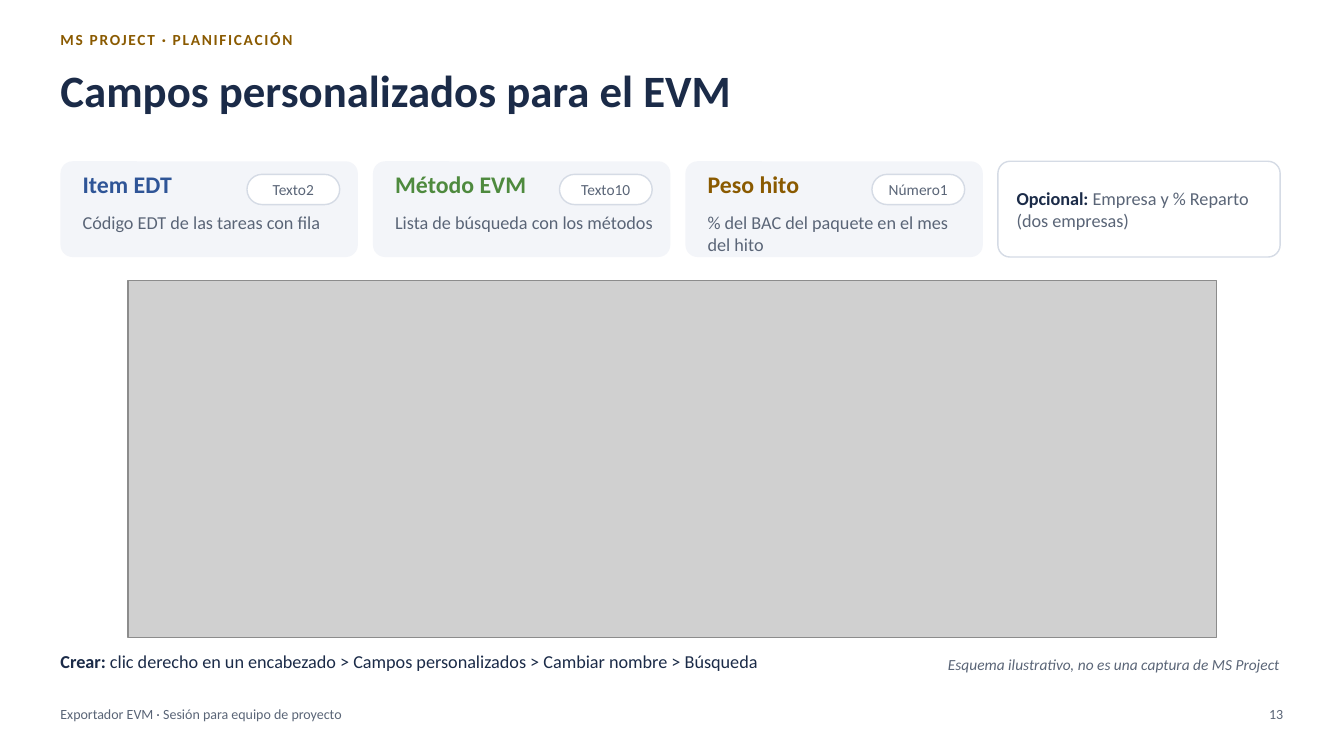
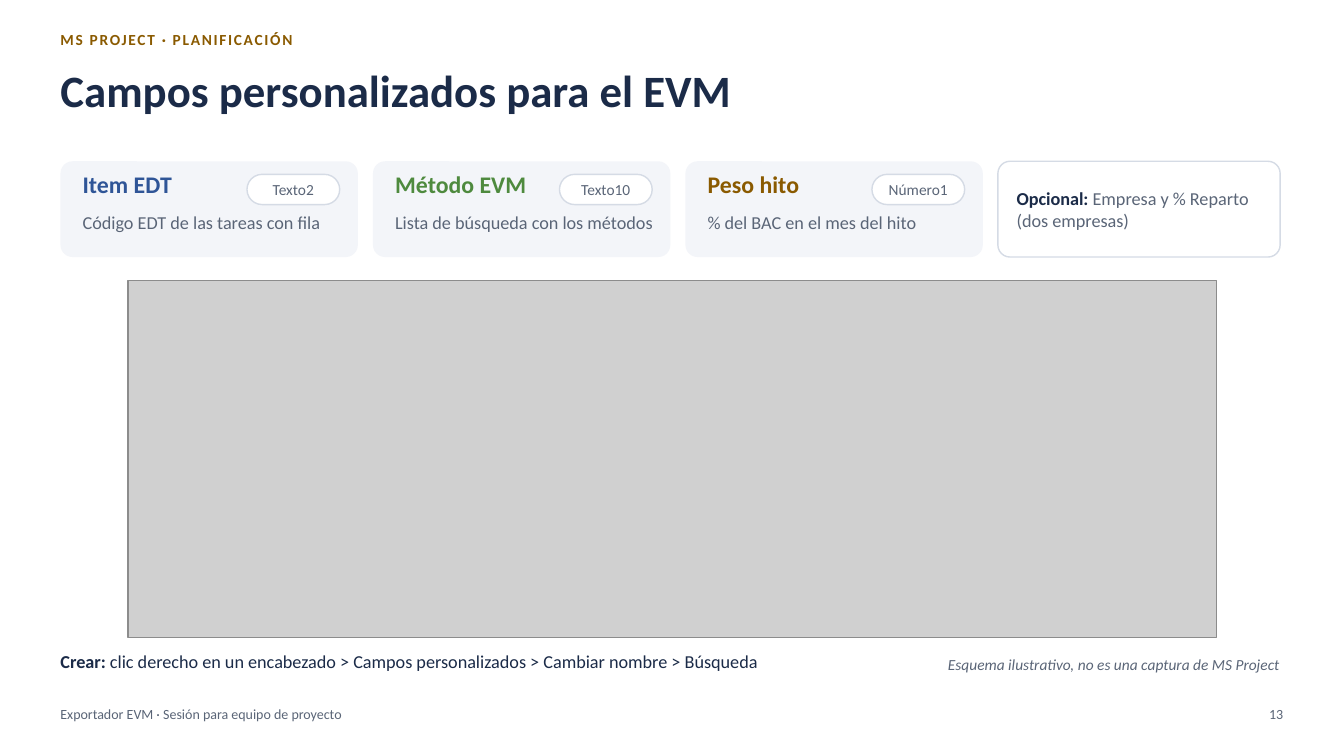
Before and after one commit to MarceloSalazar/evm-automation, a slide deck: slide 13 of docs/presentacion-jefes-de-proyecto.pptx. Drawn at 1344x756 pixels with LibreOffice and Linux fonts; fonts in the diff are those of the drawing; grey boxes stand for pictures. Boxes give left, top, right and bottom in pixels: in the first picture for what was removed or moved away, otherwise in the second. Text is boxed around its words. In the diff, an @@ line names an element or a change of style, - is before the commit and + after.

Commit message:
Presentación: textos que caben en cada diapositiva y ejemplos de multi-empresa generales
- Diapositiva 2: viñetas más cortas (la última quedaba tapada por el recuadro inferior).
- Diapositivas 14, 15, 21 y 28: se restaura el formato de las etiquetas en negrita.
- Diapositivas 13, 16, 25, 27 y 37: textos más cortos o con el formato original.
- PDF exportado de nuevo.
- Multi-empresa, modo porcentaje y README: ejemplos de dos empresas en términos generales.

```diff
--- a/docs/presentacion-jefes-de-proyecto.pptx
+++ b/docs/presentacion-jefes-de-proyecto.pptx
@@ text at box(725, 216, 916, 229): text changed @@
-% del BAC del paquete en el mes del hito
+% del BAC en el mes del hito
```
Also in this commit, not shown: 9 other slides changed, 4 other files.
